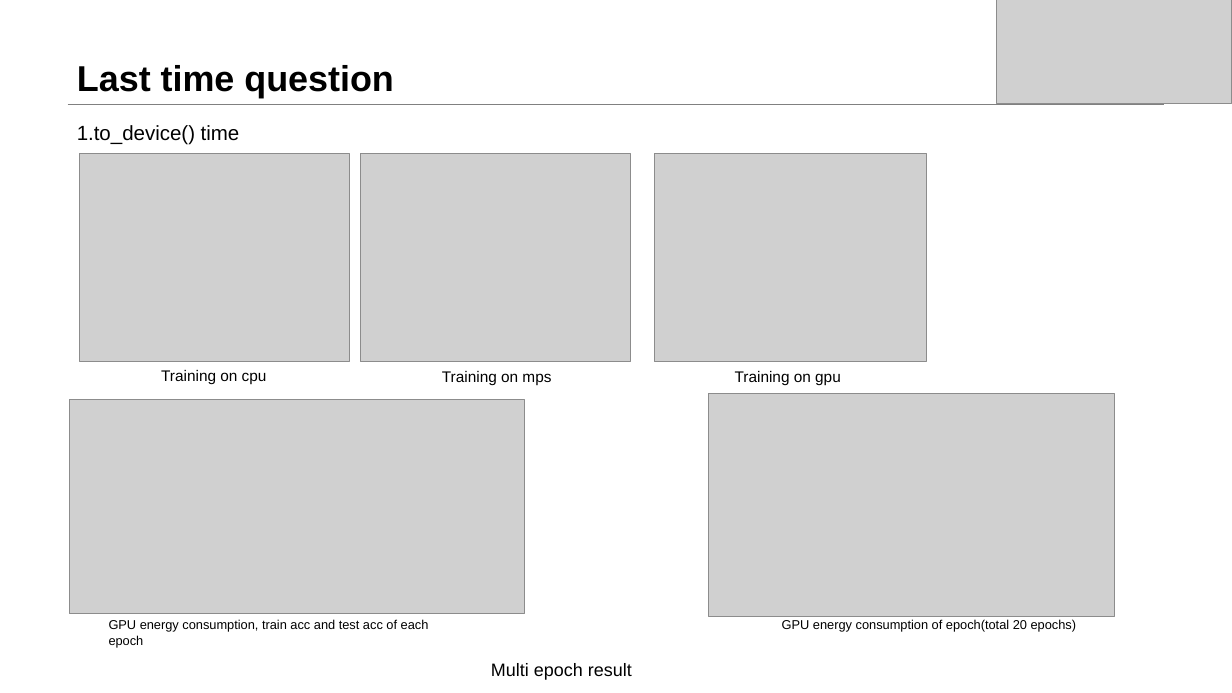
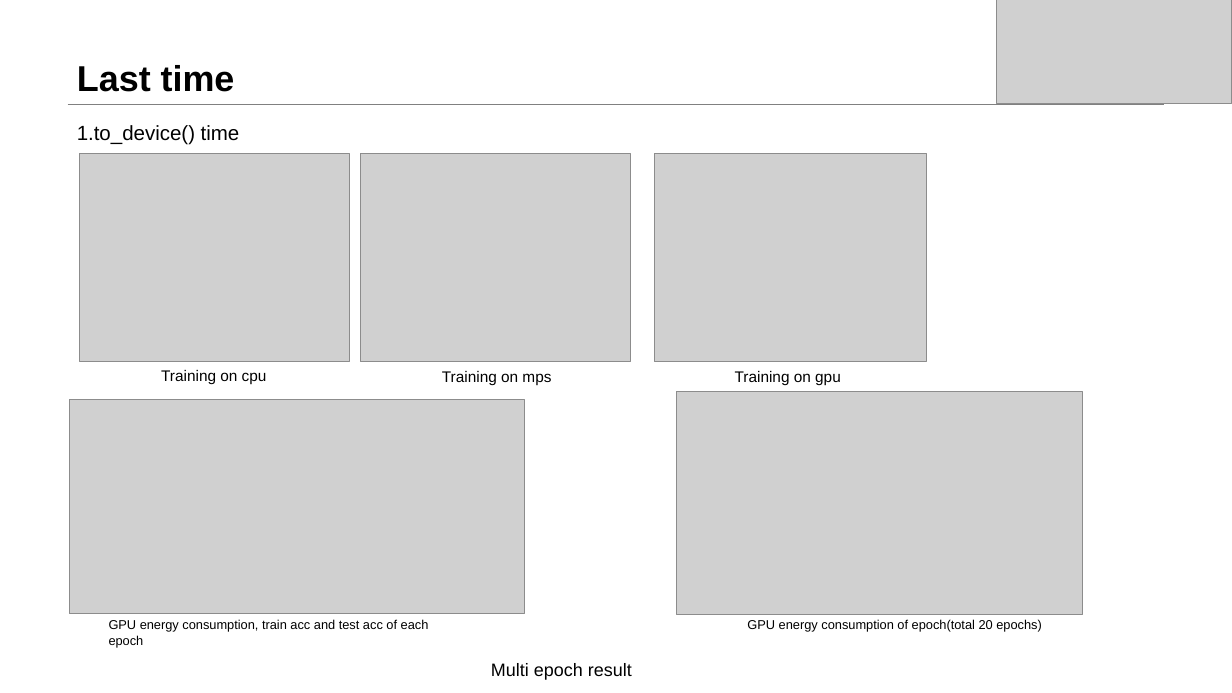
Before and after one commit to dtjgp/GreenAI, a slide deck: slide 3 of presentation/3rd_presentation/GreenAI_3rd.pptx. Drawn at 1232x693 pixels with LibreOffice and Linux fonts; fonts in the diff are those of the drawing; grey boxes stand for pictures. Boxes give left, top, right and bottom in pixels: in the first picture for what was removed or moved away, otherwise in the second. Text is boxed around its words. In the diff, an @@ line names an element or a change of style, - is before the commit and + after.

```diff
--- a/presentation/3rd_presentation/GreenAI_3rd.pptx
+++ b/presentation/3rd_presentation/GreenAI_3rd.pptx
@@ title at (77, 65, 235, 92): text changed @@
-Last time question
+Last time
@@ picture: place and size @@
-picture at (709, 394, 1115, 616)
+picture at (677, 392, 1082, 615)
@@ text "GPU energy consumption of epoch(total ...": place and size @@
-text "GPU energy consumption of epoch(total ..." at (782, 619, 1077, 632)
+text "GPU energy consumption of epoch(total ..." at (747, 619, 1042, 632)
```
Also in this commit, not shown: 3 other slides changed, 1 slide added, 2 other files.
